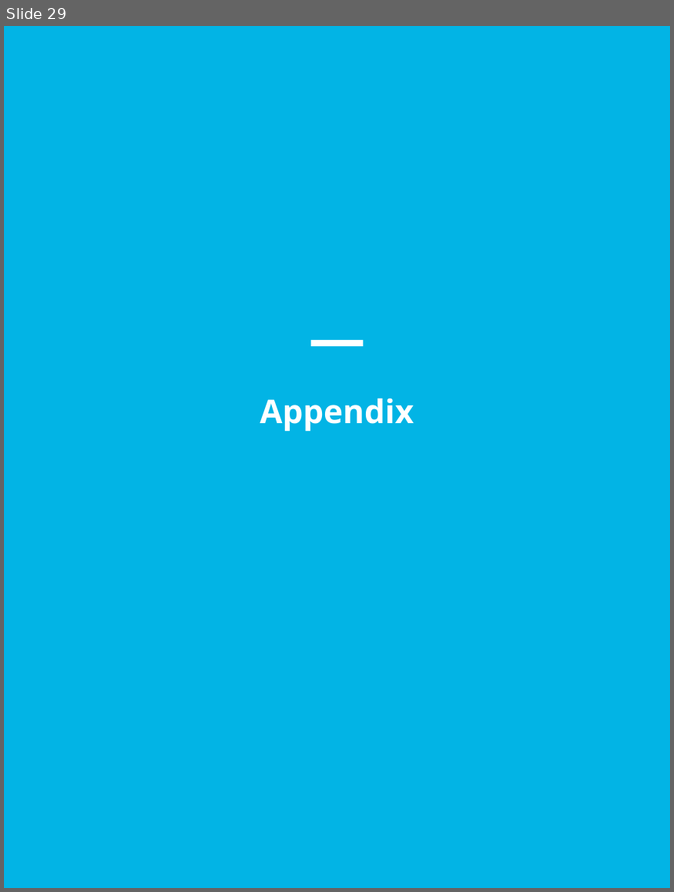
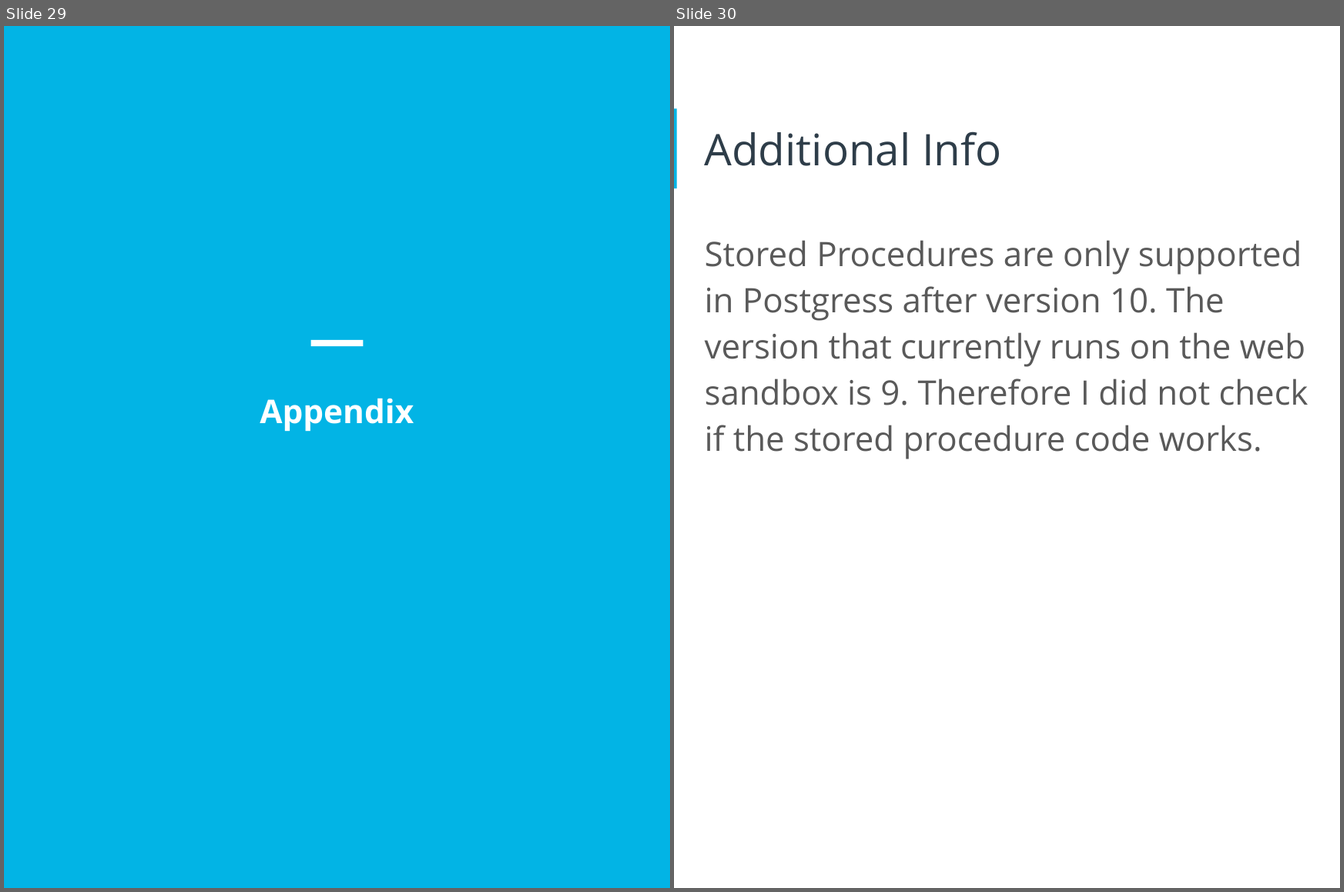
Before and after one commit to Polyhistor/HR-Database-Design, a slide deck: starter-template (1).pptx. Shown side by side, each under a label of ours: slide 29 before the commit, slides 29 and 30 after it. The pictures are 674x892 and 1344x892 pixels, drawn with LibreOffice and Linux fonts; fonts in the diff are those of the drawing. Boxes give left, top, right and bottom in pixels: in the first picture for what was removed or moved away, otherwise in the second. Text is boxed around its words. In the diff, an @@ line names an element or a change of style, - is before the commit and + after.

Commit message:
added privileges, stored proceudres and views

```diff
--- a/starter-template (1).pptx
+++ b/starter-template (1).pptx
@@ slide 30 added at (674,26,1340,888), background #FFFFFF @@
@@ rectangle added at (674,108,677,188), fill #02B4E5 @@
@@ title added at (705,131,1002,166), 40 pt, text #2E3D49 @@
+Additional Info
@@ text added at (705,240,1308,460), 31 pt, text #595959 @@
+Stored Procedures are only supported in Postgress after version 10. The version that currently runs on the web sandbox is 9. Therefore I did not check if the stored procedure code works.
```
Also in this commit, not shown: 5 slides changed, 1 slide removed, 4 other files.
